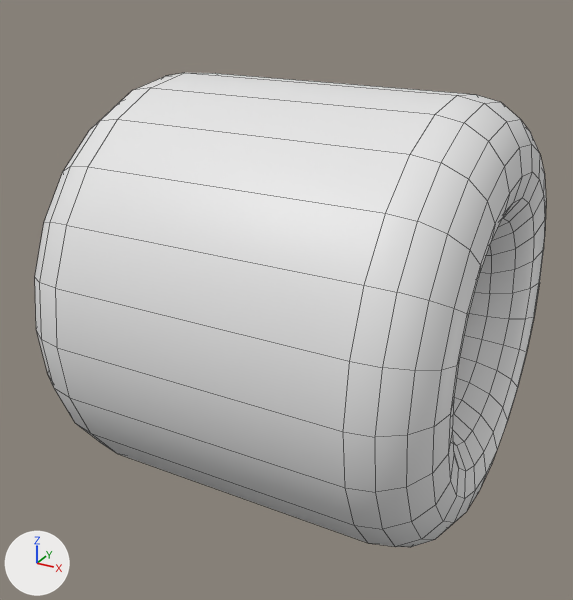
The FBX model Assets/Models/StartBead.fbx, before and after one commit.
Rendered twice from a camera (50 mm lens) standing at (0.845, -1.644, 0.796) and looking at (-0.043, -0.029, -0.012). Every picture has the same lights, and +X, +Y and +Z are marked at lower left. Mesh edges are drawn as thin lines. Where no turn or scale is listed for an object, it has been applied to the vertices. Vertices at the same position are counted once.

The first picture shows 'StartBead'.
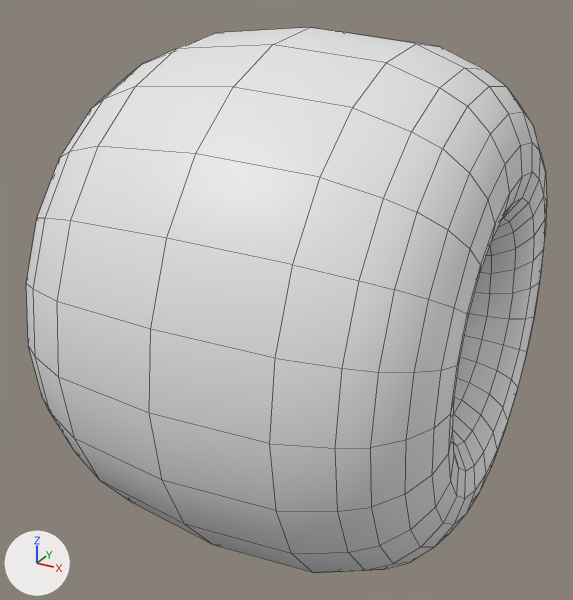
Pixel boxes [x1, y1, x2, y2] of what changed, in the pictures (573 x 600 px):
'StartBead', reshaped (15% taller)
    before: [35, 73, 546, 547]
    after: [26, 27, 547, 573]

The change in detail:
me_cylinder_002 is used by ob_startbead; location (0.0, 0.0, 0.0).
me_cylinder_002 had 479 vertices, 478 faces and spanned x -0.496..0.496, y -0.523..0.523, z -0.523..0.523.
me_cylinder_002 now has 551 vertices, 550 faces and spans x -0.496..0.496, y -0.643..0.643, z -0.643..0.643.
Part 1, on me_cylinder_002:
24 faces are deleted.
192 vertices move from x -0.485..0.485, y -0.523..0.523, z -0.523..0.523 to x -0.486..0.486, y -0.578..0.578, z -0.578..0.578.
72 vertices are added at x -0.248..0.248, y -0.643..0.643, z -0.643..0.643.
96 new faces join them.
